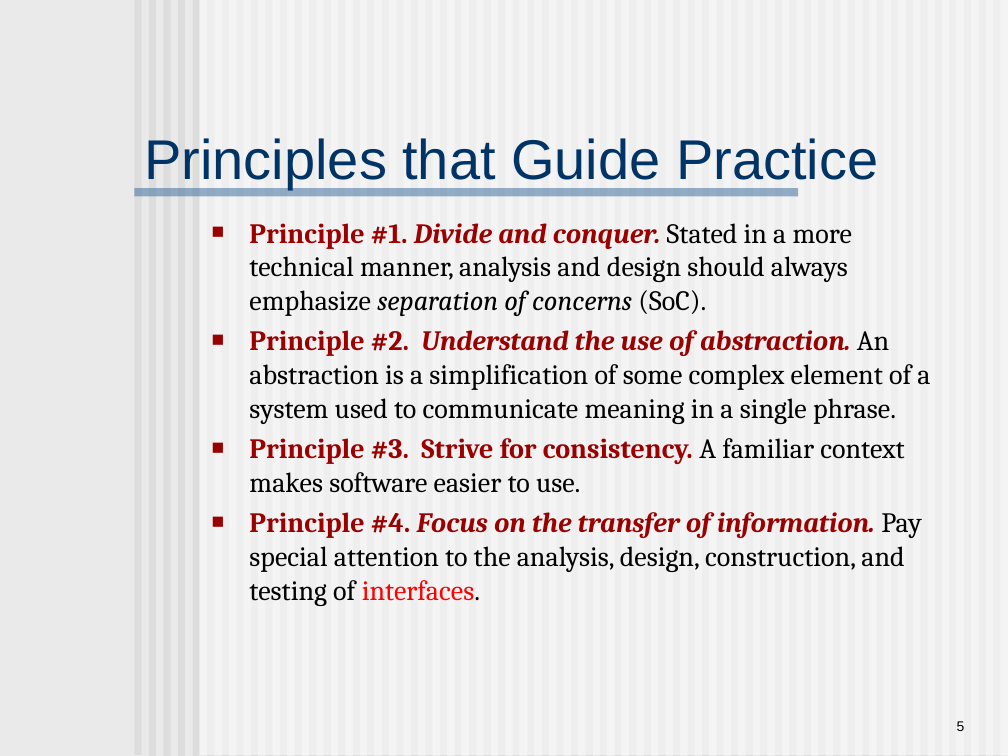
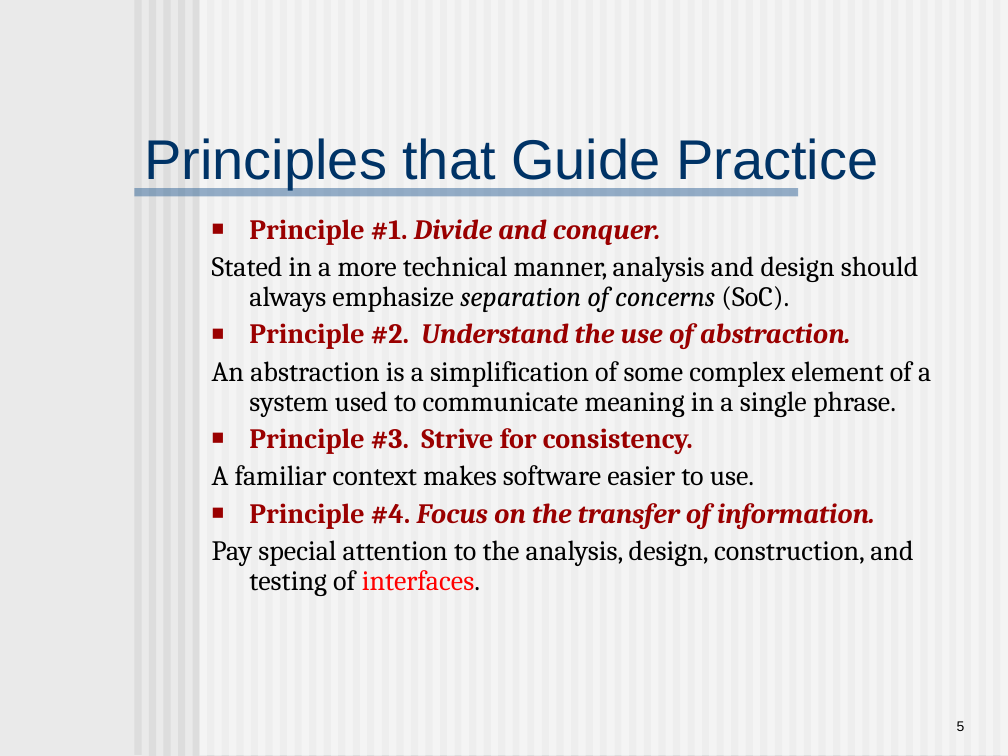
Before and after one commit to swtv-kaist/cs350-fall25, a slide deck: slide 5 of slides/lec20-ch6-principles.ppt. Drawn at 1008x756 pixels with LibreOffice and Linux fonts; fonts in the diff are those of the drawing. Boxes give left, top, right and bottom in pixels: in the first picture for what was removed or moved away, otherwise in the second. Text is boxed around its words. In the diff, an @@ line names an element or a change of style, - is before the commit and + after.

```diff
--- a/slides/lec20-ch6-principles.ppt
+++ b/slides/lec20-ch6-principles.ppt
@@ text at (x1=212, y1=219, x2=931, y2=596): text changed @@
-■ Principle #1. Divide and conquer. Stated in a more technical manner, analysis and design should always emphasize separation of concerns (SoC).
-■ Principle #2. Understand the use of abstraction. An abstraction is a simplification of some complex element of a system used to communicate meaning in a single phrase.
-■ Principle #3. Strive for consistency. A familiar context makes software easier to use.
-■ Principle #4. Focus on the transfer of information. Pay special attention to the analysis, design, construction, and testing of interfaces.
+■ Principle #1. Divide and conquer.
+Stated in a more technical manner, analysis and design should always emphasize separation of concerns (SoC).
+■ Principle #2. Understand the use of abstraction.
+An abstraction is a simplification of some complex element of a system used to communicate meaning in a single phrase.
+■ Principle #3. Strive for consistency.
+A familiar context makes software easier to use.
+■ Principle #4. Focus on the transfer of information.
+Pay special attention to the analysis, design, construction, and testing of interfaces.
```
Also in this commit, not shown: 7 other slides changed, 1 other file.
